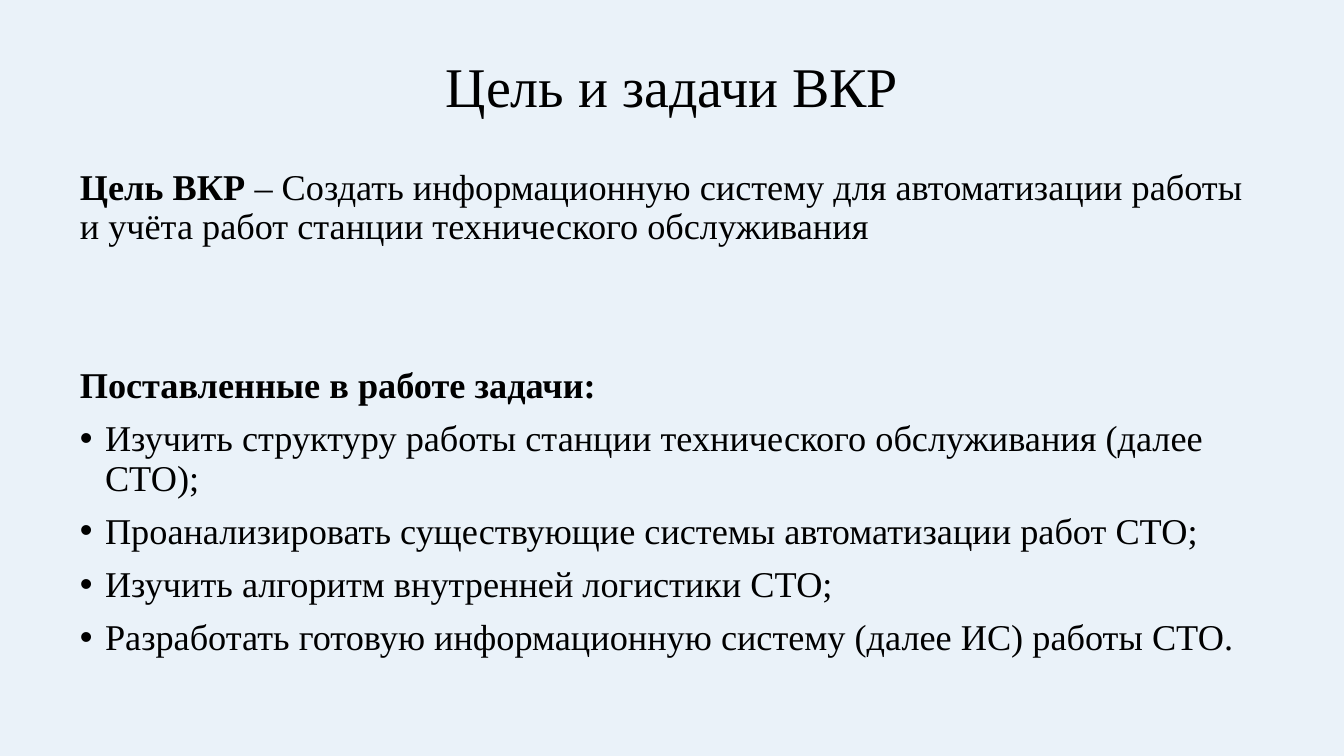
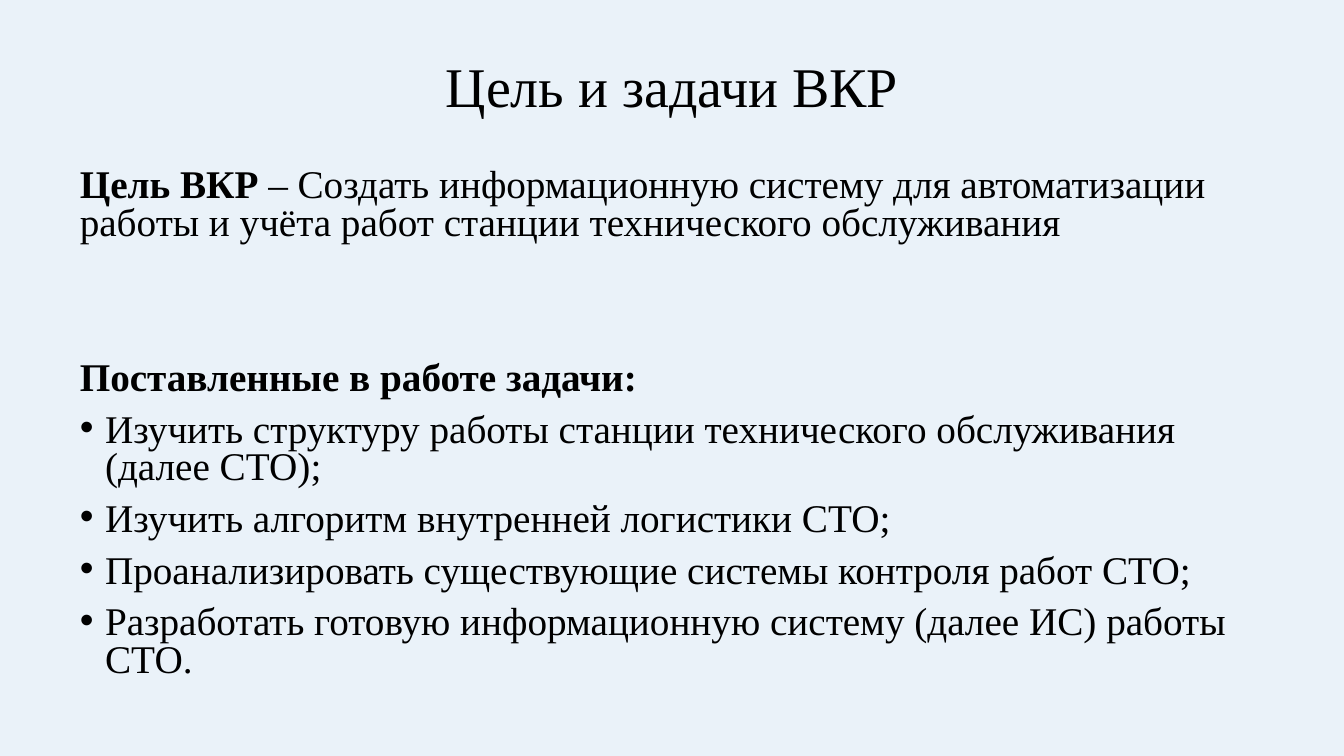
Before and after one commit to IlyaRevkin/VFCS, a slide deck: slide 2 of Отчёт/Создание ИС для автоматизации работы СТО.pptx. Drawn at 1344x756 pixels with LibreOffice and Linux fonts; fonts in the diff are those of the drawing. Boxes give left, top, right and bottom in pixels: in the first picture for what was removed or moved away, otherwise in the second. Text is boxed around its words. In the diff, an @@ line names an element or a change of style, - is before the commit and + after.

```diff
--- a/Отчёт/Создание ИС для автоматизации работы СТО.pptx
+++ b/Отчёт/Создание ИС для автоматизации работы СТО.pptx
@@ text at bbox=[80, 170, 1225, 674]: size 25.9 to 28 pt in "Цель ВКР – Создать информационную систему для ...", "Поставленные в работе задачи:", "Изучить структуру работы станции технического обслуживания ( ...", "Изучить алгоритм внутренней логистики СТО;" and 1 more places; line spacing 0.9 to 0.8 @@
@@ text at bbox=[105, 518, 1198, 551]: paragraph removed @@
-• Проанализировать существующие системы автоматизации работ СТО;
@@ text at bbox=[105, 556, 1191, 591]: paragraph added @@
+• Проанализировать существующие системы контроля работ СТО;
```
Also in this commit, not shown: 3 other slides changed, 2 slides added, 1 slide removed, 32 other files.
